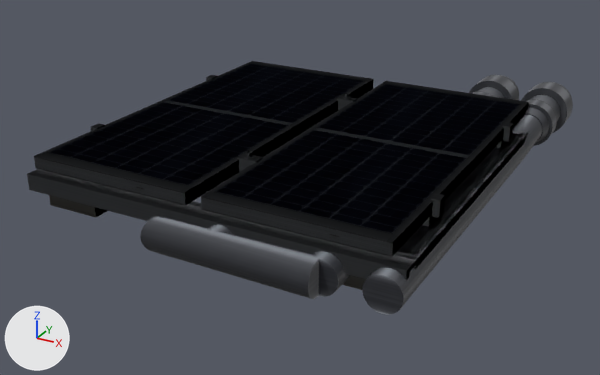
The OBJ model src/main/resources/assets/electricity/models/pv_flat/pv_flat.obj as it was, and as the next commit left it.
The view is the same before and after, from a camera (50 mm lens) standing at (0.938, -1.722, 0.828) and looking at (-0.016, 0.013, -0.039). Every picture has the same lights, and +X, +Y and +Z are marked at lower left. The older version comes first. Where no turn or scale is listed for an object, it has been applied to the vertices.

In view in the first picture: 'ballast', 'frame', 'harness', 'harness_entry_south', 'harness_input', 'harness_input.001', 'harness_input.002', 'modules.001', 'modules.002', 'modules.003'.
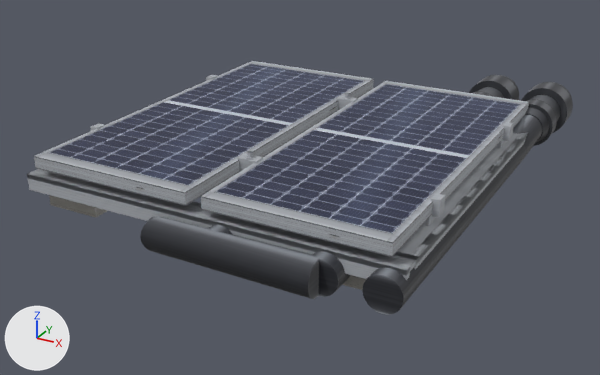
Pixel boxes [x1, y1, x2, y2] of what changed, in the pictures (600 x 375 px; the box of a moved part takes in the faces that stretch with it):
part 1 of me_frame, moved or reshaped: [27, 132, 528, 280] in both
part 2 of me_modules_001, moved or reshaped: [35, 61, 528, 242] in both
part 3 of me_modules_002, moved or reshaped: [34, 79, 529, 257] in both
part 4 of me_modules_003, moved or reshaped: [90, 75, 514, 218] in both

What changed in the scene script:
```text
Change me_frame:
    where me_frame.from_pydata(...)  # 84 vertices, 84 faces; spans x -0.47..0.47, y -0.47..0.47, z 0.045..0.105
    used by ob_frame; location = (0.0, 0.0, 0.0)
    me_frame part 1
    84 faces are deleted
    84 new faces join them
Change me_modules_001:
    where me_modules_001.from_pydata(...)  # 8 vertices, 2 faces; spans x -0.44..0.44, y -0.47..0.47, z 0.135
    used by ob_modules_001; location = (0.0, 0.0, 0.0)
    me_modules_001 part 2: the whole mesh is turned -180 degrees about the x axis through its middle
Change me_modules_002:
    where me_modules_002.from_pydata(...)  # 16 vertices, 8 faces; spans x -0.44..0.44, y -0.47..0.47, z 0.105..0.135
    used by ob_modules_002; location = (0.0, 0.0, 0.0)
    me_modules_002 part 3
    8 faces are deleted
    8 new faces join them
Change me_modules_003:
    where me_modules_003.from_pydata(...)  # 224 vertices, 192 faces; spans x -0.455..0.455, y -0.265..0.265, z 0.101..0.153
    used by ob_modules_003; location = (0.0, 0.0, 0.0)
    me_modules_003 part 4
    192 faces are deleted
    192 new faces join them
```
